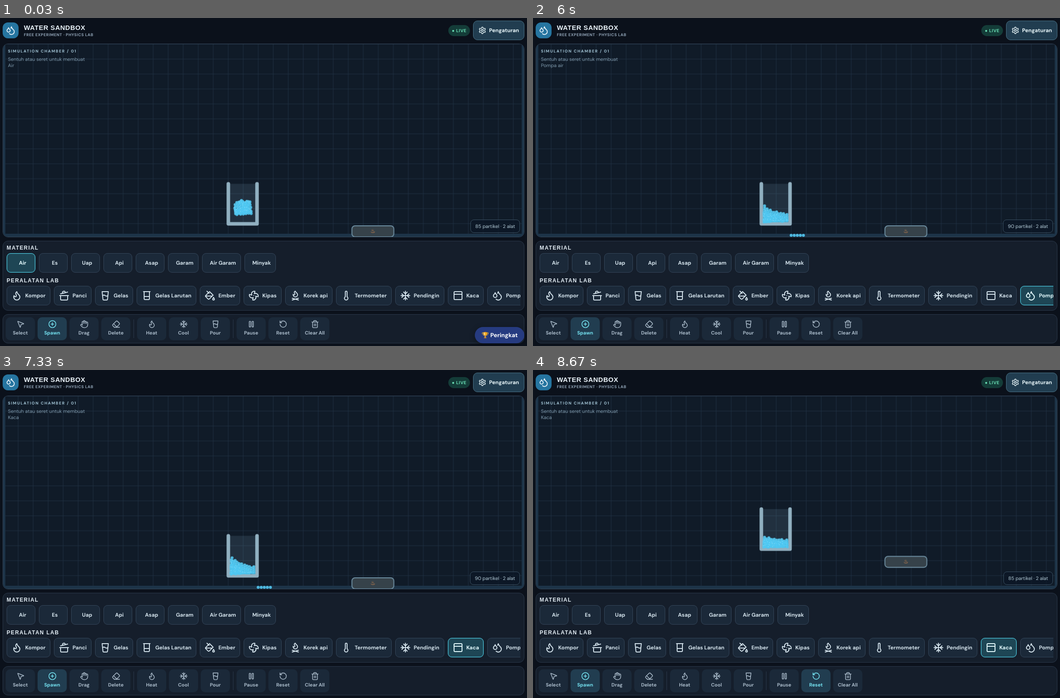
Above: before the commit, frames 1-4 (two rows, left to right).
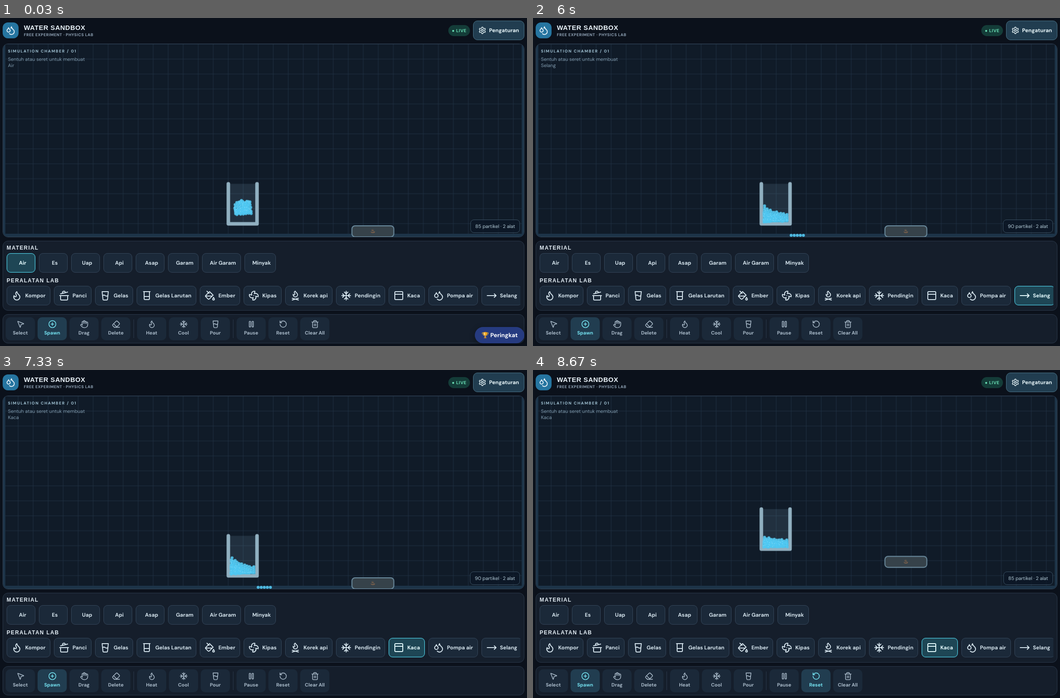
Above: after the commit, the same moments.

Repository: vexelkang-cell/gamepai
Game: browser game, page games/water-simulator/index.html
Two runs of this game, one before a commit and one after it. Both use one fixed random seed, a clock stepped at 60 frames per second and the inputs below.
Inputs (mouse positions are in pixels of both pictures, inside the frame that each line leads up to):
- Up to frame 1 (0.03 s): no input
- Up to frame 2 (6 s): click (796, 139) at 0.27 s; click "Kipas" at 1.27 s; click "Air" at 2.02 s; click "Delete" at 2.77 s; click "Panci" at 3.52 s; click "Api" at 4.27 s; click (796, 280) at 5.02 s; click "Pompa air" (after the commit: "Selang") at 5.77 s
- Up to frame 3 (7.33 s): click "Korek api" at 6.52 s; click "Kaca" at 7.27 s
- Up to frame 4 (8.67 s): click "Reset" at 8.02 s

The runs differ from the first frame. In frame 1, 0.3% of the frame differs, in the area x 64-99%, y 81-88%; in frame 2, 0.4%; in frame 3, 0.9%; in frame 4, 0.9%.

Commit message:
Remove thermometer tool from water simulator

Diff:
--- a/games/water-simulator/index.html
+++ b/games/water-simulator/index.html
@@ -143,14 +143,14 @@
     ['Air','#4fc8f2'],['Es','#b5efff'],['Uap','#d8eaf2'],['Api','#ff9948'],['Asap','#8b97a7'],
     ['Garam','#f1f1dc'],['Air Garam','#9bd9ed'],['Minyak','#d7ad54']
   ];
-  const equipment=['Kompor','Panci','Gelas','Gelas Larutan','Ember','Kipas','Korek api','Termometer','Pendingin','Kaca','Pompa air','Selang','Keran air'];
-  const icons={'Kompor':'flame','Panci':'cooking-pot','Gelas …(68 unchanged characters)… as':'fan','Korek api':'flame-kindling','Termometer':'thermometer','Pendingin':'snowflake','Kaca':'panel-top …(69 unchanged characters)…
+  const equipment=['Kompor','Panci','Gelas','Gelas Larutan','Ember','Kipas','Korek api','Pendingin','Kaca','Pompa air','Selang','Keran air'];
+  const icons={'Kompor':'flame','Panci':'cooking-pot','Gelas …(68 unchanged characters)… as':'fan','Korek api':'flame-kindling','Pendingin':'snowflake','Kaca':'panel-top …(69 unchanged characters)…
   const props={
     'Air':{density:1,drag:.985,r:3.4},'Es':{density:.85,drag:.94,r:4.3},'Uap':{density:-.22,drag:.94,r:4.5},'Api':{density:-.8,drag:.92,r:4.2},'Asap':{density:-.45,drag:.95,r:4.6},
     'Garam':{density:2,drag:.84,r:3},'Air Garam':{density:1.08,drag:.975,r:3.5},'Minyak':{density:.72,drag:.985,r:3.7}
   };
   let W=0,H=0,dpr=1,particles=[],objects=[],tool='spawn',chosen='Air',paused=false,selected=null,pointer=null,last=performance.now(),acc=0,frame=0;
-  const pool=[],objectPool=[],colorByType=Object.fromEntries …(113 unchanged characters)… 0],'Kipas':[44,24],'Korek api':[45,18],'Termometer':[20,100],'Pendingin':[110,27],'Kaca':[125,13],'Pompa air':[66,38],'Selang':[110,18],'Keran air':[62,36]};
+  const pool=[],objectPool=[],colorByType=Object.fromEntries …(113 unchanged characters)… 0],'Kipas':[44,24],'Korek api':[45,18],'Pendingin':[110,27],'Kaca':[125,13],'Pompa air':[66,38],'Selang':[110,18],'Keran air':[62,36]};
   const cell=14;let cols=0,rows=0,heads=new Int32Array(0),activeCells=[],quality=1,fps=60,fpsFrames=0,fpsAt=performance.now(),maxParticles=900;
   const fpsToggle=document.getElementById('showFps'),fpsValue=document.getElementById('fpsValue');fpsToggle.addEventListener('change',()=>{fpsValue.style.display=fpsToggle.checked?'block':'none'});
   function resize(){let r=wrap.getBoundingClientRect();W=r.width;H=r.height;dpr=Math.min(devicePixelRatio||1,innerWidth …(284 unchanged characters)…
@@ -551,7 +551,7 @@
       ctx.strokeStyle='#55d6f5';ctx.lineWidth=2;ctx.beginPath();ctx.moveTo(-w/2-9,-h*.12-5);ctx.lineTo(-w/2-9,-h*.12+5);ctx.moveTo(w/2+9,h*.12-5);ctx.lineTo(w/2+9,h*.12+5);ctx.stroke();
       ctx.fillStyle='#65dafa';ctx.font='9px "DM Sans"';ctx.fillText('IN',-w/2+1,h/2+9);ctx.fillText('OUT',w/2-1,h/2+9);
     }
-    else{ctx.fillStyle=o.type==='Kompor'?'#36424a':o.type=== …(360 unchanged characters)… ompor':'♨','Kipas':'✣','Korek api':'✦','Termometer':'🌡','Pendingin':'❄','Pompa air':'◉','Keran air':'↘'}[o.type]||'●',0,0)}
+    else{ctx.fillStyle=o.type==='Kompor'?'#36424a':o.type=== …(360 unchanged characters)… ompor':'♨','Kipas':'✣','Korek api':'✦','Pendingin':'❄','Pompa air':'◉','Keran air':'↘'}[o.type]||'●',0,0)}
     ctx.restore()}
   function draw(){ctx.clearRect(0,0,W,H);ctx.fillStyle='#101b28';ctx.fillRect(0,0,W,H);ctx.strokeStyle='#203244';ctx.lineWidth=1;ctx.beginPath();for(let x=0;x<W;x+=34){ctx.moveTo(x,0);ctx.lineTo(x,H)}for(let y=0;y<H;y+=34){ctx.moveTo(0,y);ctx.lineTo(W,y)}ctx.stroke();
     ctx.fillStyle='#1d3448';ctx.fillRect(0,H-7,W,7);ctx.fillRect(0,0,5,H);ctx.fillRect(W-5,0,5,H);
